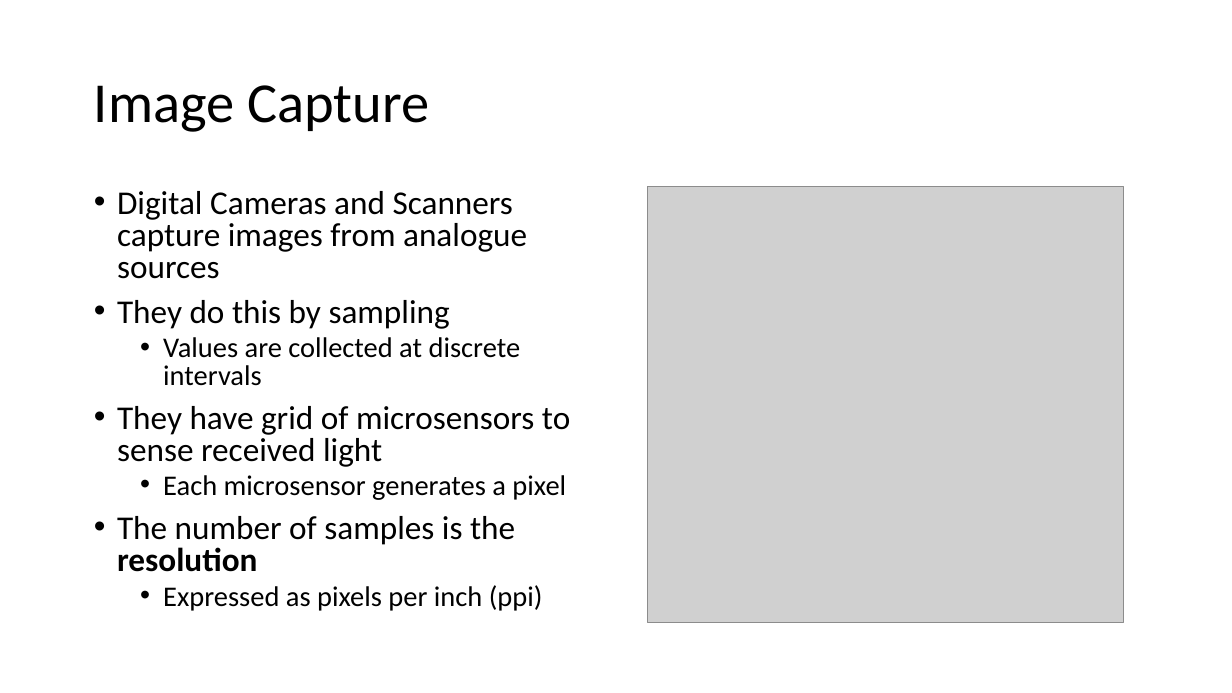
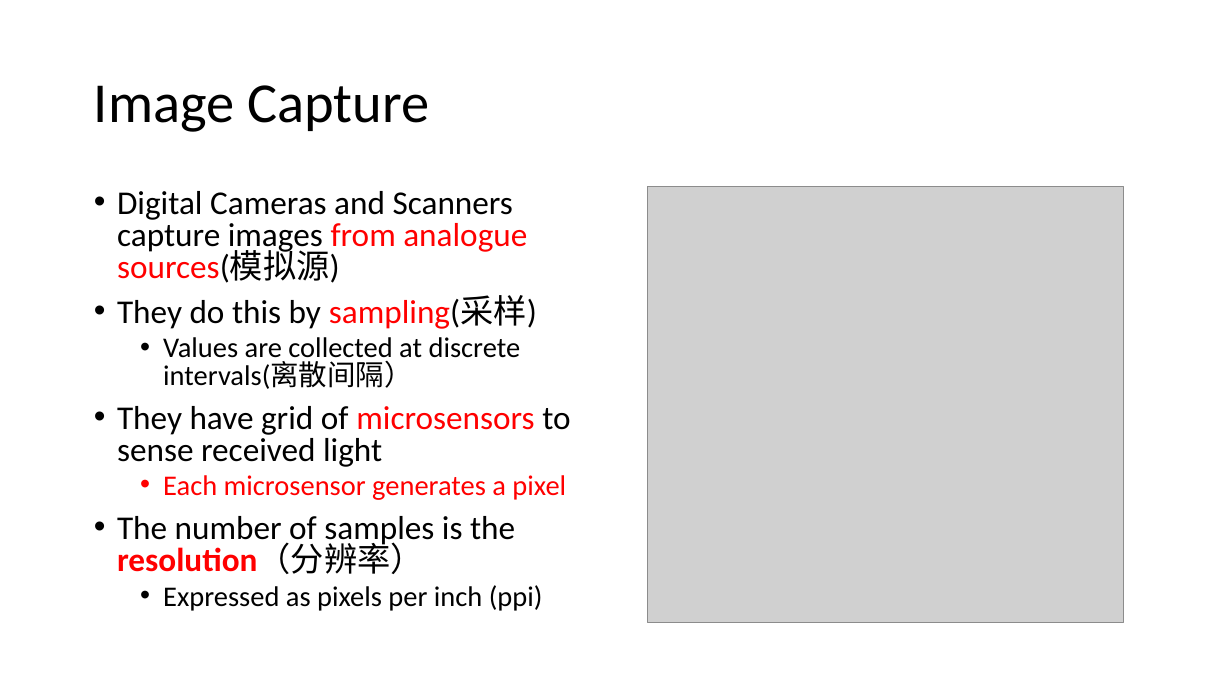
Before and after one commit to vcboy1/Leeds, a slide deck: slide 48 of 26fall/1860/Lecture/Week1.3/Lecture 1.3.1.pptx. Drawn at 1232x693 pixels with LibreOffice and Linux fonts; fonts in the diff are those of the drawing; grey boxes stand for pictures; background and template pictures are left out. Boxes give left, top, right and bottom in pixels: in the first picture for what was removed or moved away, otherwise in the second. Text is boxed around its words. In the diff, an @@ line names an element or a change of style, - is before the commit and + after.

```diff
--- a/26fall/1860/Lecture/Week1.3/Lecture 1.3.1.pptx
+++ b/26fall/1860/Lecture/Week1.3/Lecture 1.3.1.pptx
@@ text at (117, 191, 537, 389): text changed @@
-• Digital Cameras and Scanners capture images from analogue sources
-• They do this by sampling
-  • Values are collected at discrete intervals
+• Digital Cameras and Scanners capture images from analogue sources(模拟源)
+• They do this by sampling(采样)
+  • Values are collected at discrete intervals(离散间隔）
@@ text at (117, 406, 570, 500): text colour #000000 to #FF0000 in "microsensors", "Each microsensor generates a pixel" @@
@@ text at (117, 516, 515, 574): text changed @@
-• The number of samples is the resolution
+• The number of samples is the resolution（分辨率）
```
Also in this commit, not shown: 6 other slides changed, 13 other files.
